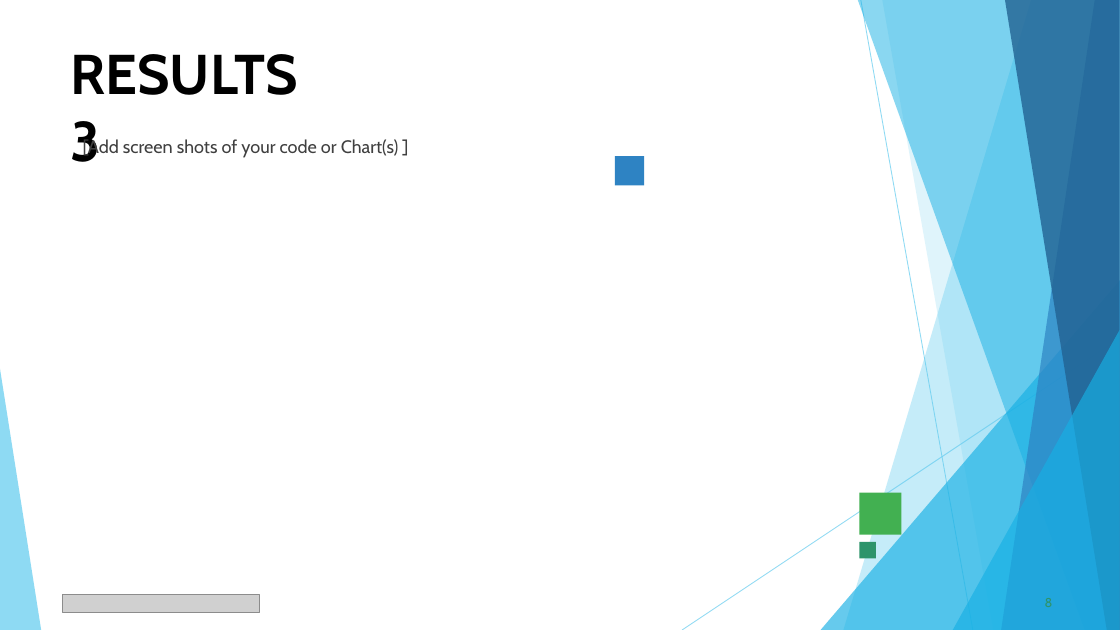
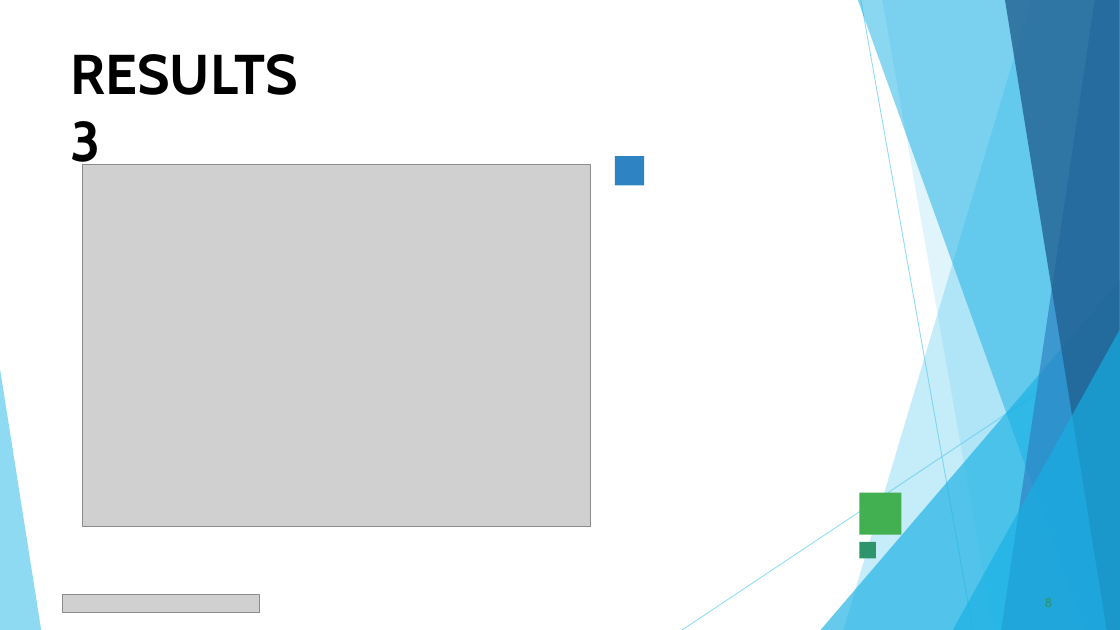
Before and after one commit to Dev-Chitrang/VOIS_AICTE_Oct2025_MajorProject_ChitrangPotdar, a slide deck: slide 8 of Chitrag_Potdar_Netflix Data Analysis Project PPT.pptx. Drawn at 1120x630 pixels with LibreOffice and Linux fonts; fonts in the diff are those of the drawing; grey boxes stand for pictures. Boxes give left, top, right and bottom in pixels: in the first picture for what was removed or moved away, otherwise in the second. Text is boxed around its words. In the diff, an @@ line names an element or a change of style, - is before the commit and + after.

```diff
--- a/Chitrag_Potdar_Netflix Data Analysis Project PPT.pptx
+++ b/Chitrag_Potdar_Netflix Data Analysis Project PPT.pptx
@@ text removed at (83, 138, 399, 158) @@
-[Add screen shots of your code or Chart(s) ]
@@ picture added at (82, 165, 591, 527) @@
```
Also in this commit, not shown: 11 other slides changed, 6 other files.
